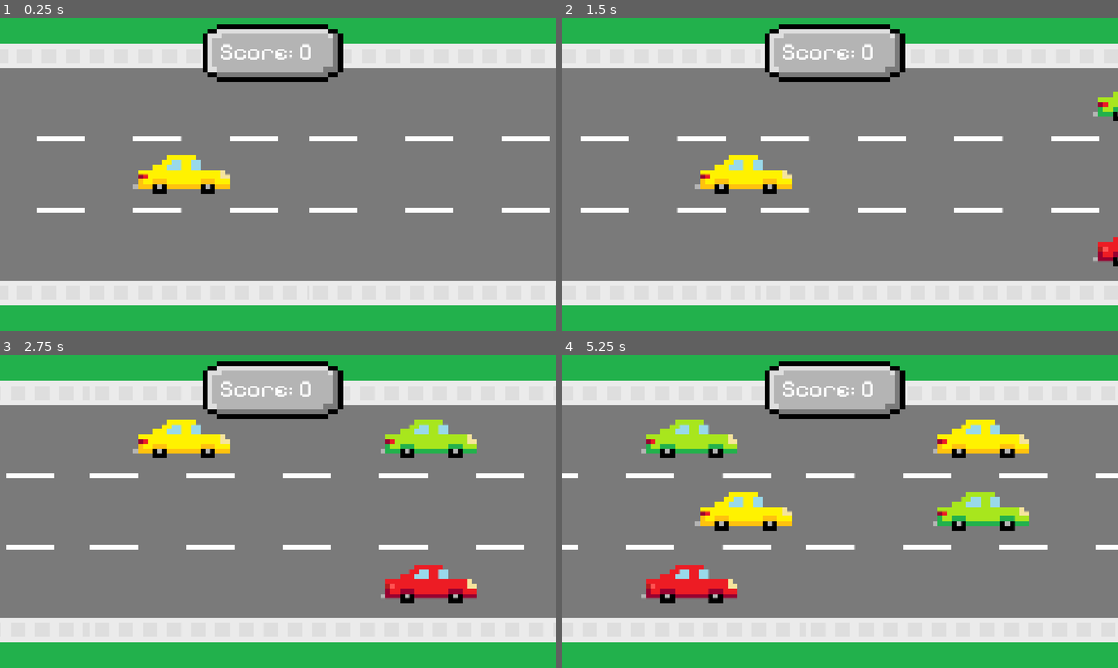
Above: before the commit, frames 1-4 (two rows, left to right).
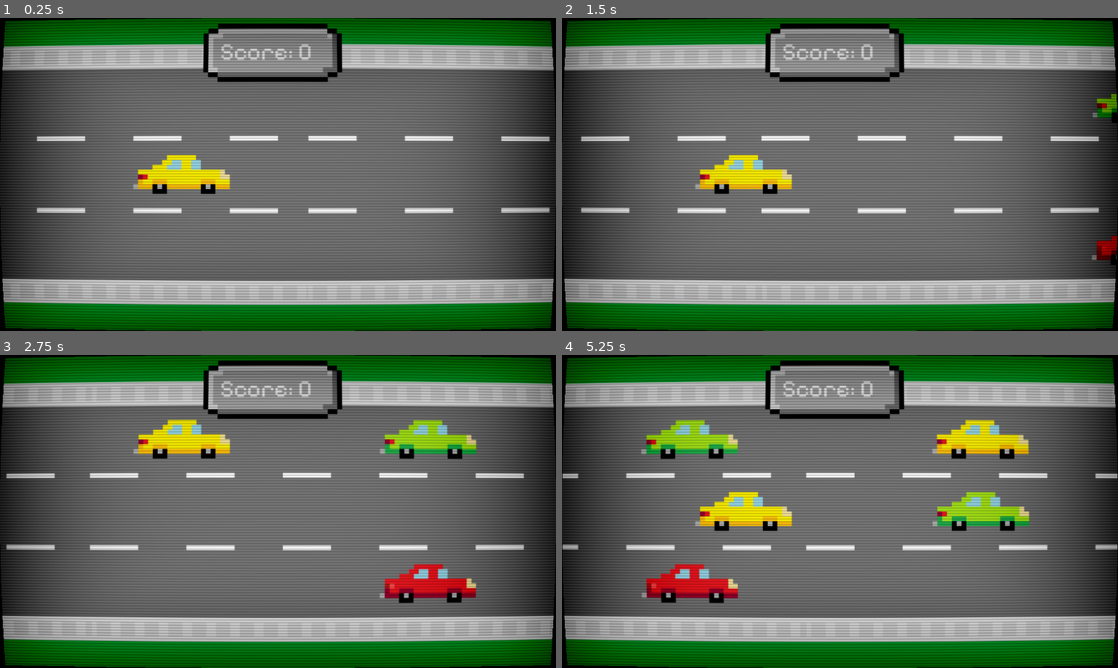
Above: after the commit, the same moments.

Repository: DevEhanTariq/first-game
Game: Godot game, scene res://level.tscn
Two runs of this game, one before a commit and one after it. Both use one fixed random seed, a clock stepped at 60 frames per second and the inputs below. This scene is started directly instead of the project's main scene.
Inputs:
- Up to frame 1 (0.25 s): no input
- Up to frame 2 (1.5 s): hold W (up) 0.53-1.28 s; hold S (down) from 1.28 s (still down)
- Up to frame 3 (2.75 s): release S (down) at 2.03 s; hold W (up) from 2.03 s (still down)
- Up to frame 4 (5.25 s): release W (up) at 3.53 s; hold S (down) from 3.53 s (still down)

The runs differ from the first frame. In frame 1, 67% of the frame differs, in the area x 0-100%, y 0-100%; in frame 2, 67%; in frame 3, 68%; in frame 4, 69%.

Commit message:
Feat: Added a CRT shader
- Added a new shaders folder
- Created a "shader_scene", and added it to all scenes
- Added a CRT shader to all scenes

Diff:
--- /dev/null
+++ b/Shaders/crt.gdshader
@@ -0,0 +1,21 @@
+shader_type canvas_item;
+render_mode unshaded, skip_vertex_transform;
+
+const float curvature = 7.0;
+const float vignette_multiplier = 1.0;
+
+uniform sampler2D screen_texture: hint_screen_texture, filter_linear_mipmap;
+
+void fragment() {
+	vec2 centered_uv = SCREEN_UV* 2.0 -1.0;
+	vec2 uv_offset = centered_uv.yx / curvature;
+	vec2 warped_uv = centered_uv + centered_uv * uv_offset * uv_offset;
+	vec3 cutoff = vec3(step(abs(warped_uv.x), 1.0) * step(abs(warped_uv.y), 1.0));
+	vec3 scanlines = vec3(sin(2.0 * warped_uv.y * 180.0) * 0.1 + 0.9);
+	vec3 vignette = vec3(length(pow(abs(centered_uv), vec2(4.0)) / 3.0));
+
+	vec3 screen_color = textureLod(screen_texture, (warped_uv + 1.0) / 2.0, 0.2).rgb * cutoff * scanlines;
+	screen_color -= vignette * vignette_multiplier;
+	//COLOR = vec4(uv_offset, 0.0, 1.0);
+	COLOR = vec4(screen_color, 1.0);
+}
--- a/level.tscn
+++ b/level.tscn
@@ -11,6 +11,7 @@
 [ext_resource type="FontFile" uid="uid://clxwsglkrnbrp" path="res://Assets/Fonts/PixelifySans-VariableFont_wght.ttf" id="9_2orkt"]
 [ext_resource type="Script" uid="uid://du1bctq2vtrl4" path="res://score_display.gd" id="10_8cye3"]
 [ext_resource type="Texture2D" uid="uid://b8gdhpsh5lw6d" path="res://Assets/Blank.png" id="11_2orkt"]
+[ext_resource type="PackedScene" uid="uid://b2yr6m71k2r8n" path="res://shader_scene.tscn" id="12_aicyk"]
 
 [node name="Level" type="Node2D" unique_id=1753858453]
 script = ExtResource("1_f2txt")
@@ -66,3 +67,5 @@
 visibility_layer = 2
 position = Vector2(368, 176)
 texture = ExtResource("11_2orkt")
+
+[node name="ShaderScene" parent="." unique_id=1865491015 instance=ExtResource("12_aicyk")]
--- a/mainmenu.tscn
+++ b/mainmenu.tscn
@@ -6,6 +6,7 @@
 [ext_resource type="Texture2D" uid="uid://c3ho1c011kbbp" path="res://Assets/Road.png" id="4_3pujl"]
 [ext_resource type="Texture2D" uid="uid://ckslsxyly0cxo" path="res://Assets/vehicleSpriteSheet.png" id="5_3pujl"]
 [ext_resource type="FontFile" uid="uid://clxwsglkrnbrp" path="res://Assets/Fonts/PixelifySans-VariableFont_wght.ttf" id="6_7uvds"]
+[ext_resource type="PackedScene" uid="uid://b2yr6m71k2r8n" path="res://shader_scene.tscn" id="7_at6rn"]
 
 [node name="mainmenu" type="Node2D" unique_id=339325134]
 script = ExtResource("1_cmhrf")
@@ -80,4 +81,7 @@
 theme_override_font_sizes/font_size = 54
 text = "Start"
 
+[node name="ShaderScene" parent="." unique_id=1865491015 instance=ExtResource("7_at6rn")]
+top_level = true
+
 [connection signal="pressed" from="Start" to="." method="_on_start_pressed"]
--- a/project.godot
+++ b/project.godot
@@ -13,6 +13,9 @@
 config/name="FirstGame"
 run/main_scene="uid://ctsjpgtrbk488"
 config/features=PackedStringArray("4.6", "Forward Plus")
+boot_splash/bg_color=Color(0.26657522, 0.2665752, 0.2665752, 1)
+boot_splash/show_image=false
+boot_splash/use_filter=false
 config/icon="res://icon.svg"
 
 [autoload]
@@ -22,7 +25,7 @@
 [display]
 
 window/size/mode=2
-window/stretch/mode="canvas_items"
+window/stretch/mode="viewport"
 
 [input]
 
--- a/restart_menu.tscn
+++ b/restart_menu.tscn
@@ -6,6 +6,7 @@
 [ext_resource type="Texture2D" uid="uid://oy5aje7k8d04" path="res://Assets/Grass.png" id="4_nwq8c"]
 [ext_resource type="Script" uid="uid://kl7cgrjvw212" path="res://label_2.gd" id="5_pdjcm"]
 [ext_resource type="FontFile" uid="uid://bco1yqcs0ihm2" path="res://Assets/Fonts/static/PixelifySans-SemiBold.ttf" id="5_unhnm"]
+[ext_resource type="PackedScene" uid="uid://b2yr6m71k2r8n" path="res://shader_scene.tscn" id="7_ifdfu"]
 
 [node name="restartMenu" type="Node2D" unique_id=1952259573]
 process_mode = 3
@@ -45,4 +46,7 @@
 theme_override_font_sizes/font_size = 50
 script = ExtResource("5_pdjcm")
 
+[node name="ShaderScene" parent="." unique_id=1865491015 instance=ExtResource("7_ifdfu")]
+position = Vector2(420, 53)
+
 [connection signal="pressed" from="Button" to="." method="_on_button_pressed"]
--- /dev/null
+++ b/shader_scene.tscn
@@ -0,0 +1,18 @@
+[gd_scene format=3 uid="uid://b2yr6m71k2r8n"]
+
+[ext_resource type="Shader" uid="uid://cr162fsbtefkk" path="res://Shaders/crt.gdshader" id="1_jmqdj"]
+
+[sub_resource type="ShaderMaterial" id="ShaderMaterial_r5xtw"]
+shader = ExtResource("1_jmqdj")
+
+[sub_resource type="QuadMesh" id="QuadMesh_5xgsd"]
+size = Vector2(1152, 648)
+center_offset = Vector3(576, 324, 0)
+
+[node name="ShaderScene" type="Node2D" unique_id=1865491015]
+
+[node name="CanvasLayer" type="CanvasLayer" parent="." unique_id=1898253364]
+
+[node name="MeshInstance2D" type="MeshInstance2D" parent="CanvasLayer" unique_id=1810759968]
+material = SubResource("ShaderMaterial_r5xtw")
+mesh = SubResource("QuadMesh_5xgsd")
Not shown, added: Shaders/crt.gdshader.uid
